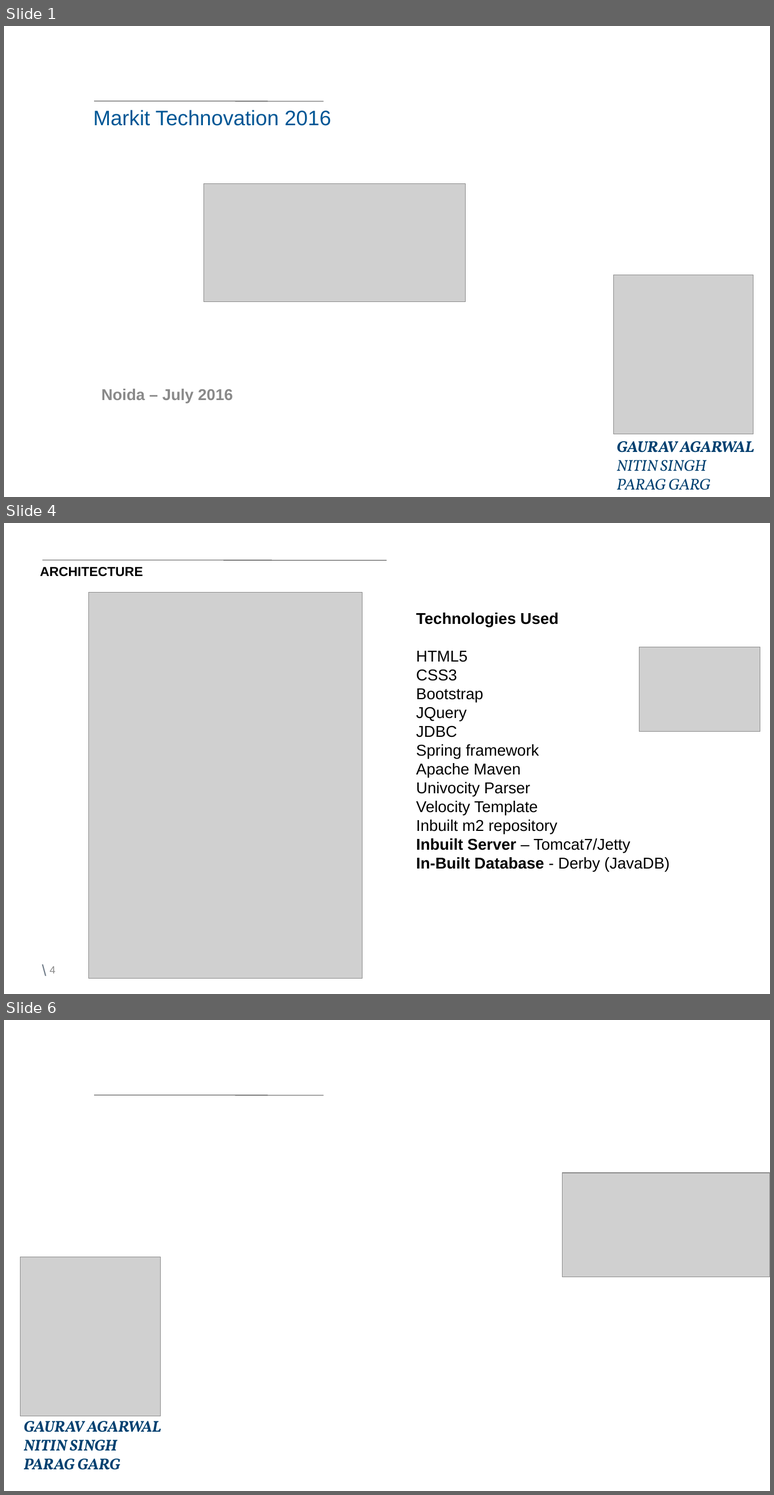
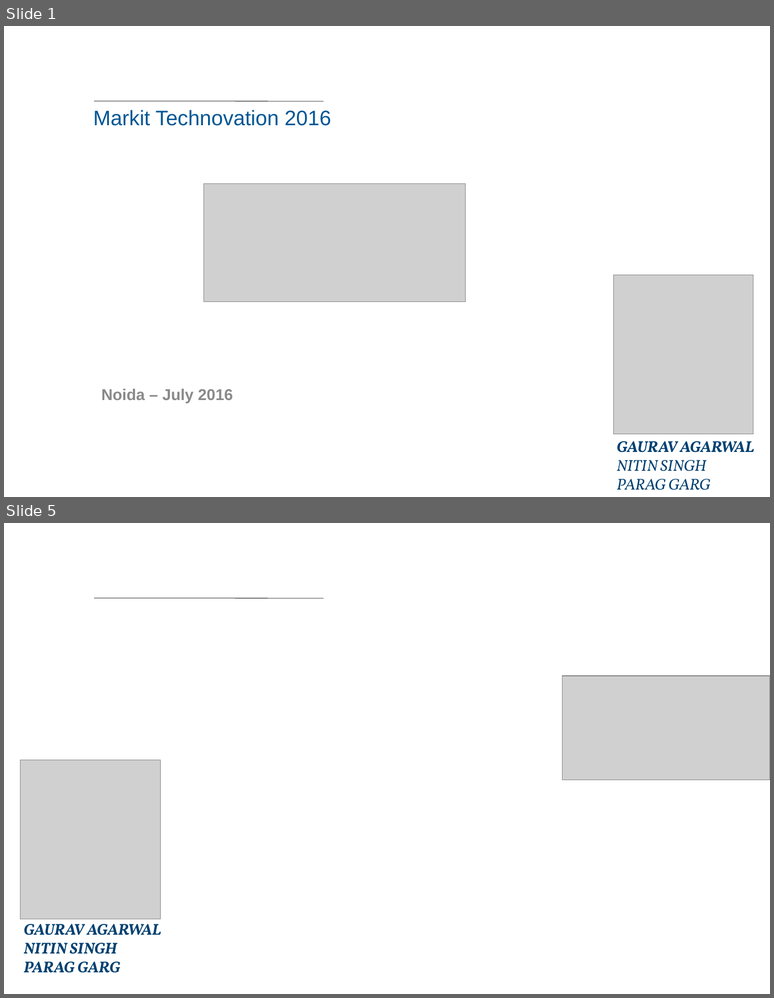
Before and after one commit to nitinsingh008/XML-Analytics, a slide deck: Document/XAP/Markit Technovation-XAP Final- 1.0v.ppt. Shown one above the other, each under a label of ours: slides 1, 4 and 6 before the commit, slides 1 and 5 after it; the slides between them are not shown. The pictures are 774x1495 and 774x998 pixels, drawn with LibreOffice and Linux fonts; fonts in the diff are those of the drawing; grey boxes stand for pictures; background and template pictures are left out. Boxes give left, top, right and bottom in pixels: in the first picture for what was removed or moved away, otherwise in the second. Text is boxed around its words. In the diff, an @@ line names an element or a change of style, - is before the commit and + after.

```diff
--- a/Document/XAP/Markit Technovation-XAP Final- 1.0v.ppt
+++ b/Document/XAP/Markit Technovation-XAP Final- 1.0v.ppt
@@ slide 4 removed at [4,523,770,994], background #FFFFFF @@
@@ title removed at [40,567,143,577] @@
-ARCHITECTURE
@@ line removed from (42, 560) to (386, 560) @@
@@ picture removed at [89,592,363,977] @@
@@ text removed at [416,612,670,872] @@
-Technologies Used
-HTML5
-CSS3
-Bootstrap
-JQuery
-JDBC
-Spring framework
-Apache Maven
-Univocity Parser
-Velocity Template
-Inbuilt m2 repository
-Inbuilt Server – Tomcat7/Jetty
-In-Built Database - Derby (JavaDB)
@@ picture removed at [639,647,760,731] @@
@@ text removed at [36,957,53,982] @@
-\
@@ page number removed at [50,966,55,973] @@
-4
@@ what was slide 6 is now slide 5 @@
```
Also in this commit, not shown: 3 slides changed.
